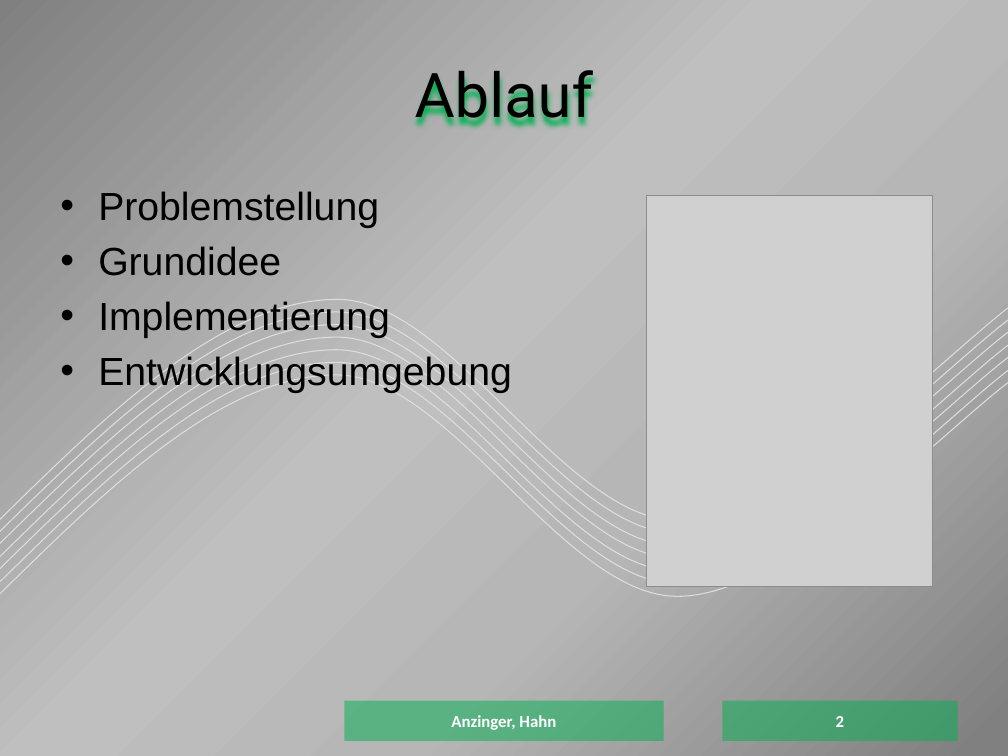
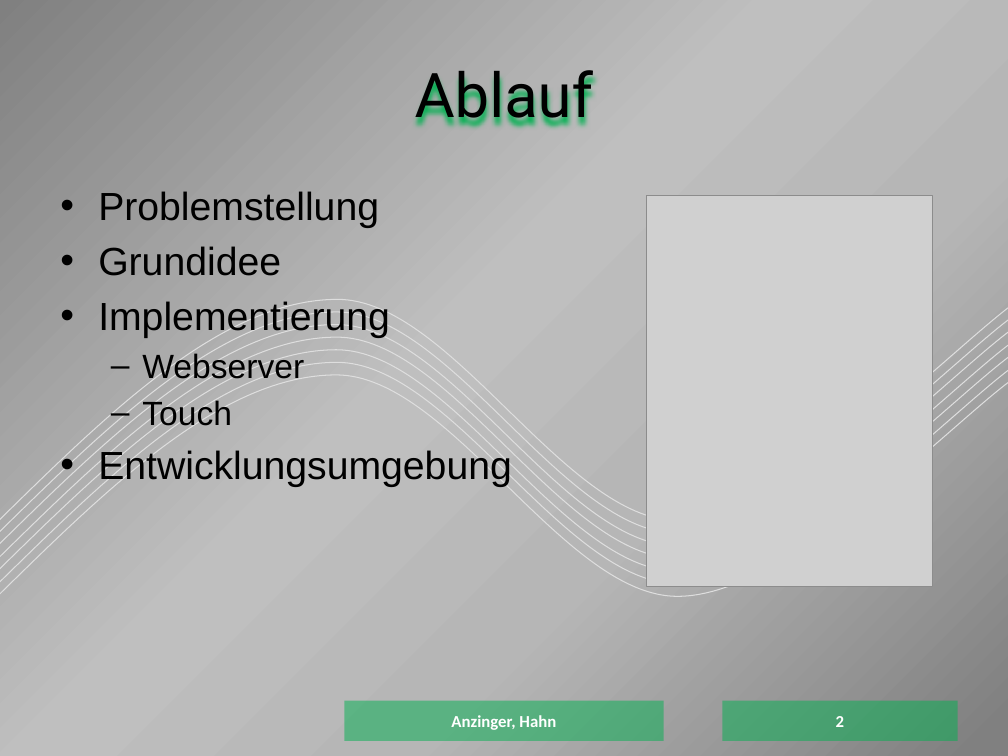
Before and after one commit to trfiladelfo/lumweb, a slide deck: slide 2 of doc/product/präsentation.pptx. Drawn at 1008x756 pixels with LibreOffice and Linux fonts; fonts in the diff are those of the drawing; grey boxes stand for pictures; background and template pictures are left out. Boxes give left, top, right and bottom in pixels: in the first picture for what was removed or moved away, otherwise in the second. Text is boxed around its words. In the diff, an @@ line names an element or a change of style, - is before the commit and + after.

Commit message:
präs update

```diff
--- a/doc/product/präsentation.pptx
+++ b/doc/product/präsentation.pptx
@@ text at bbox=[142, 351, 304, 432]: paragraphs added @@
+  – Webserver
+  – Touch
```
